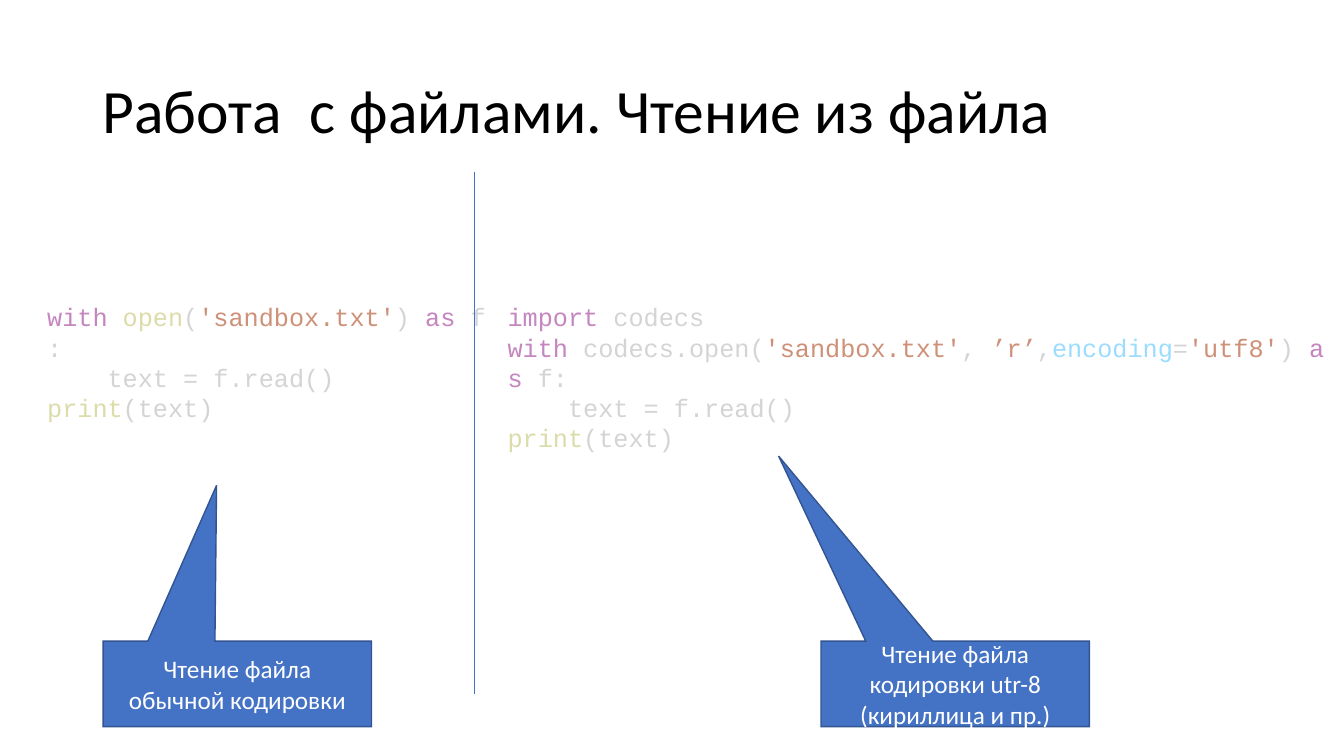
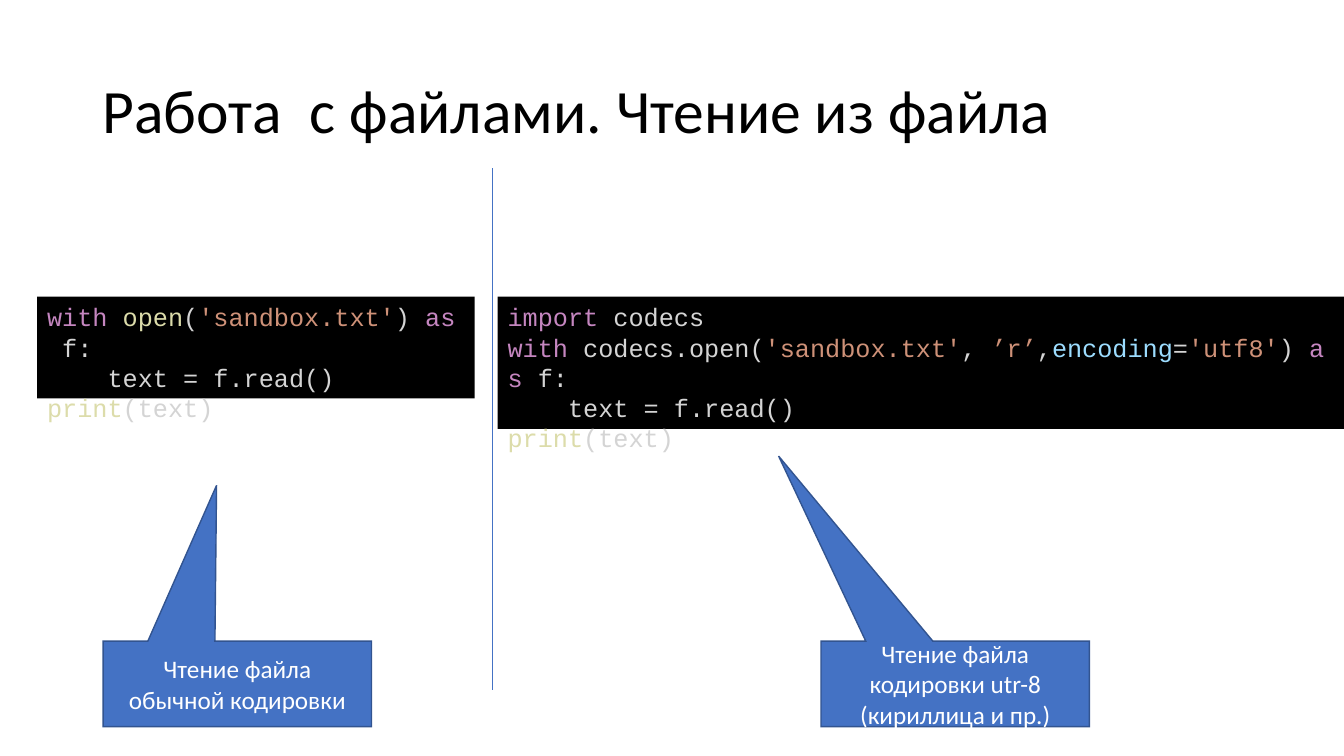
Before and after one commit to paveltsytovich/telegram-course, a slide deck: slide 92 of Presentation/Разработка ботов для телеграмм на Python.pptx. Drawn at 1344x756 pixels with LibreOffice and Linux fonts; fonts in the diff are those of the drawing. Boxes give left, top, right and bottom in pixels: in the first picture for what was removed or moved away, otherwise in the second. Text is boxed around its words. In the diff, an @@ line names an element or a change of style, - is before the commit and + after.

```diff
--- a/Presentation/Разработка ботов для телеграмм на Python.pptx
+++ b/Presentation/Разработка ботов для телеграмм на Python.pptx
@@ line moved from (475, 172) - (475, 694) to (493, 168) - (493, 690) @@
@@ rectangle "with open('sandbox.txt') as f:" at (37,296,475,398): fill none to #000000 @@
@@ rectangle "with open('sandbox.txt') as f:": place and size @@
-rectangle "with open('sandbox.txt') as f:" at (47,308,486,422)
+rectangle "with open('sandbox.txt') as f:" at (37,296,475,398)
@@ rectangle "import codecs": place and size @@
-rectangle "import codecs" at (508,308,1294,452)
+rectangle "import codecs" at (498,296,1344,429)
@@ rectangle "import codecs" at (498,296,1344,429): fill none to #000000 @@
```
Also in this commit, not shown: 23 other slides changed.
